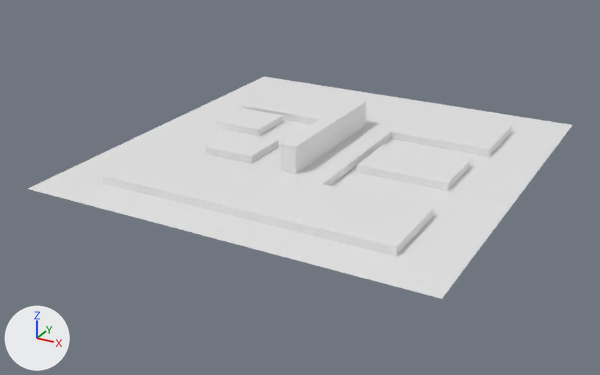
A saved change to the Blender file Sonic Battle Prototype/Models/navtest.blend.
The view is the same before and after, from a 50 mm camera at (23.5, -46.4, 21.8) aimed at (-1.0, -1.8, -0.5). Lighting does not change. The marker at lower left points along +X, +Y and +Z. Objects named as collision shapes, trigger or cutter boxes, shadow casters or lower levels of detail are left out.

The older version as bpy lines, for what is in view:
```python
me_cube_003 = bpy.data.meshes.new('Cube.003')
me_cube_003.from_pydata(...)  # a box spanning x -1.0..1.0, y -1.0..1.0, z -1.0..1.0; a box spanning x 1.0..4.9, y -0.28..0.28, z -1.0..1.0; a box spanning x 4.9..6.9, y -1.0..1.0, z -1.0..1.0; a box spanning x 1.22..5.04, y -0.05..0.05, z -0.03..2.78; a box spanning x 2.41..4.03, y -0.95..-0.33, z 0.38..1.0; a box spanning x 3.4..4.71, y 0.59..0.95, z 0.38..1.0; a box spanning x 1.67..2.98, y 0.35..0.72, z 0.38..1.0
me_plane = bpy.data.meshes.new('Plane')
me_plane.from_pydata([(-1.0, -1.0, 0.0), (1.0, -1.0, 0.0), (-1.0, 1.0, 0.0), (1.0, 1.0, 0.0)], [], [(0, 1, 3, 2)])
ob_obstacles_col = bpy.data.objects.new('obstacles-col', me_cube_003)
ob_obstacles_col.location = (0.0, -8.37, 1.0)
ob_obstacles_col.rotation_euler = (0.0, 0.0, 1.571)  # degrees (0, 0, 90)
ob_obstacles_col.scale = (2.67, 9.69, 1.0)
ob_plane = bpy.data.objects.new('Plane', me_plane)
ob_plane.location = (0.0, 0.0, 1.48)
ob_plane.scale = (13.2, 13.9, 11.8)
```
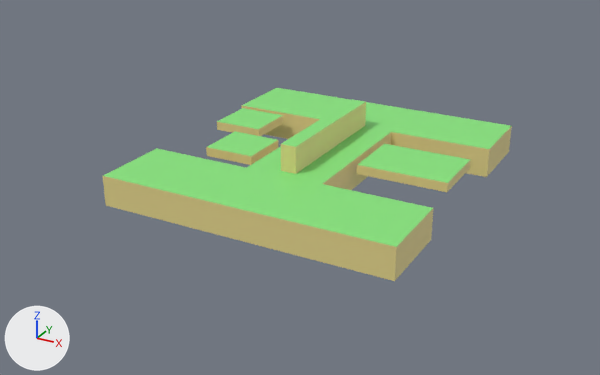
The change, as a diff of the scene's bpy script:
```diff
--- a/Sonic Battle Prototype/Models/navtest.blend.py
+++ b/Sonic Battle Prototype/Models/navtest.blend.py
@@ mat_material_001 @@
+mat_material_001 = principled_material('Material.001')
+mat_material_001.base_color = (0.25, 0.801, 0.206)  # green #89e77d
@@ mat_material_002 @@
+mat_material_002 = principled_material('Material.002')
+mat_material_002.base_color = (0.8, 0.686, 0.269)  # yellow #e7d88e
@@ me_cube_003 @@
 me_cube_003.from_pydata(...)  # 56 vertices, 42 faces; spans x -1.0..6.9, y -1.0..1.0, z -1.0..2.78
 # used by ob_obstacles_col; location = (0.0, -8.37, 1.0); rotation_euler = (0.0, 0.0, 1.571), in degrees (0, 0, 90); scale = (2.67, 9.69, 1.0)
+# me_cube_003 part 1: 10 of the faces centred in x 2.32..4.06, y -0.64..0.77, z -1.0..2.78 switch from no material to mat_material_001 (green #89e77d)
+# me_cube_003 part 2: 1 of the faces centred in x 0.0, y 0.0, z 1.0 switch from no material to mat_material_001 (green #89e77d)
+# me_cube_003 part 3: 1 of the faces centred in x 5.9, y 0.0, z 1.0 switch from no material to mat_material_001 (green #89e77d)
+# me_cube_003 part 4: 23 of the faces centred in x 0.0..5.04, y -0.95..1.0, z 0.0..1.37 switch from no material to mat_material_002 (yellow #e7d88e)
+# me_cube_003 part 5: 2 of the faces centred in x 5.9..6.9, y -1.0..0.0, z 0.0 switch from no material to mat_material_002 (yellow #e7d88e)
+# me_cube_003 part 6: 1 of the faces centred in x -1.0, y 0.0, z 0.0 switch from no material to mat_material_002 (yellow #e7d88e)
+# me_cube_003 part 7: 1 of the faces centred in x 0.0, y -1.0, z 0.0 switch from no material to mat_material_002 (yellow #e7d88e)
@@ ob_plane @@
-ob_plane = bpy.data.objects.new('Plane', me_plane)
-ob_plane.location = (0.0, 0.0, 1.48)
-ob_plane.scale = (13.2, 13.9, 11.8)
```

Pixel boxes (x1, y1, x2, y2) of what changed, in the pictures (600 x 375 px):
'Plane', deleted: before (28, 77, 572, 299)
part 1 of me_cube_003, recoloured (white to green): (207, 99, 471, 184) in both
part 2 of me_cube_003, recoloured (white to green): (103, 148, 433, 247) in both
part 3 of me_cube_003, recoloured (white to green): (242, 88, 511, 149) in both
part 4 of me_cube_003, recoloured (white to yellow): (206, 102, 489, 191) in both
part 5 of me_cube_003, recoloured: before (489, 126, 512, 156); after (487, 126, 512, 176)
part 6 of me_cube_003, recoloured (white to yellow): before (103, 176, 396, 256); after (103, 176, 396, 281)
part 7 of me_cube_003, recoloured (grey to yellow): before (396, 209, 433, 255); after (395, 209, 433, 280)
